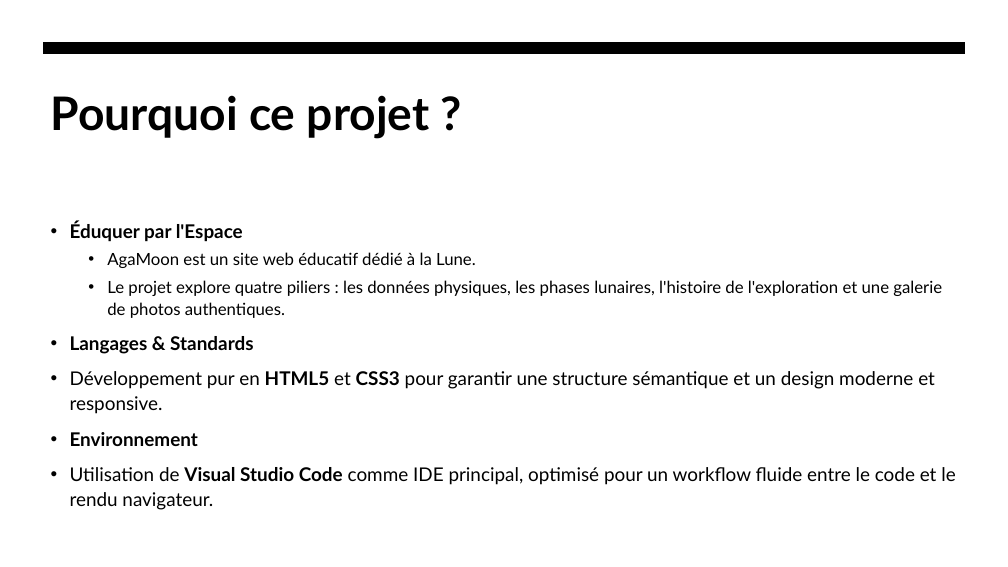
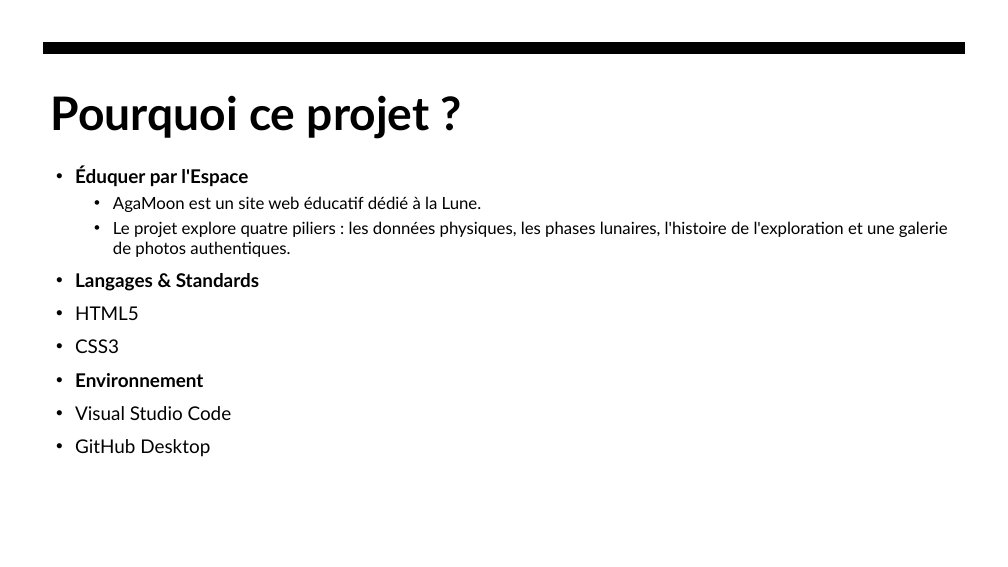
Before and after one commit to Agashae/SitesWeb, a slide deck: slide 7 of MoonWebsite/annexe/Presentation.pptx. Drawn at 1008x567 pixels with LibreOffice and Linux fonts; fonts in the diff are those of the drawing. Boxes give left, top, right and bottom in pixels: in the first picture for what was removed or moved away, otherwise in the second. Text is boxed around its words. In the diff, an @@ line names an element or a change of style, - is before the commit and + after.

Commit message:
update : màj AgaMoon

```diff
--- a/MoonWebsite/annexe/Presentation.pptx
+++ b/MoonWebsite/annexe/Presentation.pptx
@@ text "Éduquer par l'Espace": place and size @@
-text "Éduquer par l'Espace" at [70, 221, 955, 510]
+text "Éduquer par l'Espace" at [75, 167, 948, 457]
@@ text at [75, 167, 948, 387]: line spacing 1.1 to 1 @@
@@ text at [75, 306, 139, 353]: text changed @@
-• Développement pur en HTML5 et CSS3 pour garantir une structure sémantique et un design moderne et responsive.
+• HTML5
+• CSS3
@@ text at [75, 406, 232, 457]: text changed @@
-• Utilisation de Visual Studio Code comme IDE principal, optimisé pour un workflow fluide entre le code et le rendu navigateur.
+• Visual Studio Code
+• GitHub Desktop
```
Also in this commit, not shown: 5 other slides changed, 1 slide added, 2 slides removed, 5 other files.
